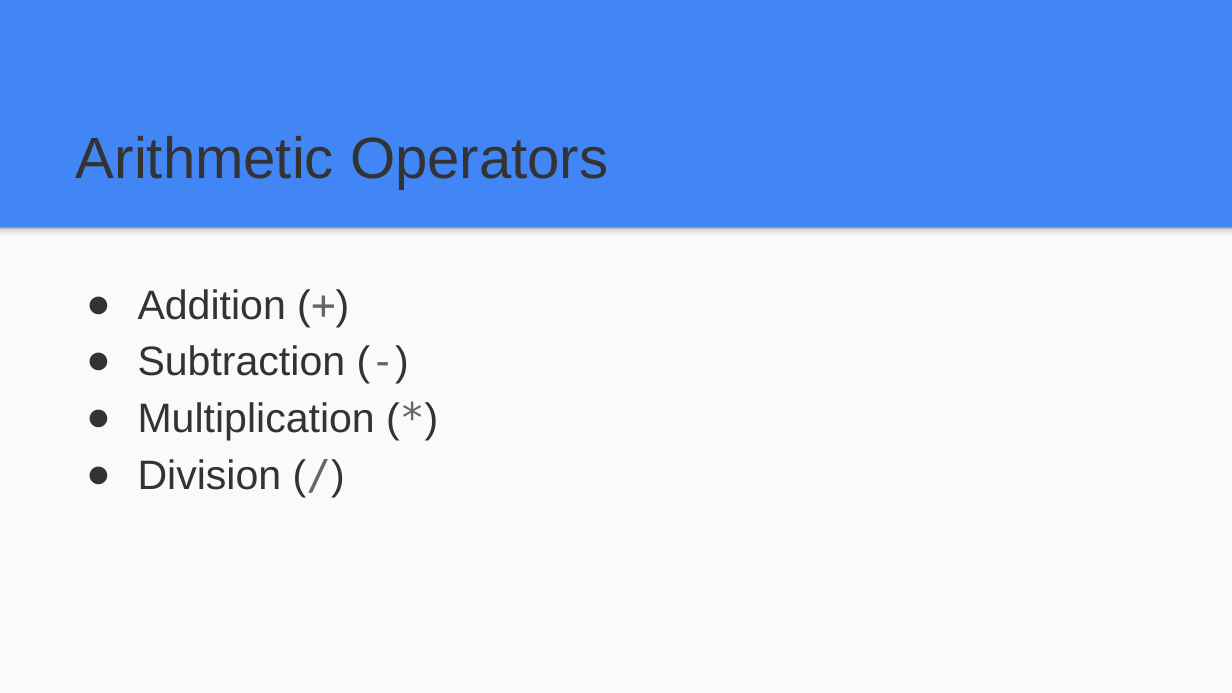
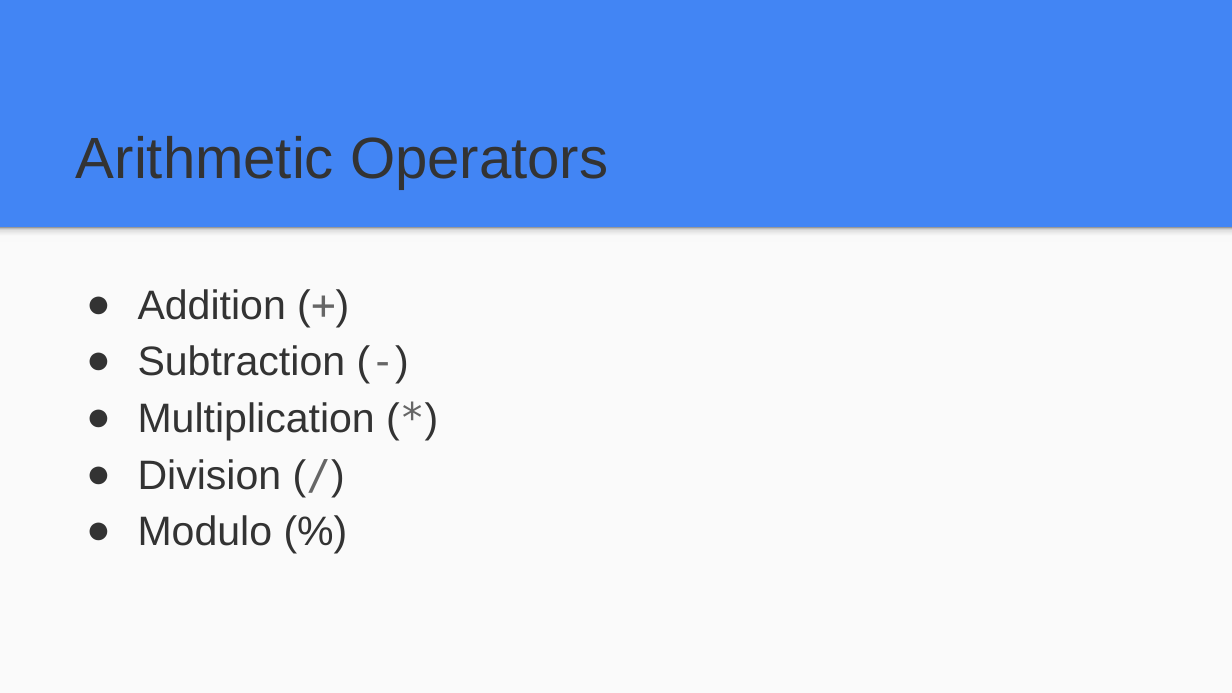
Before and after one commit to BauePhil/SEW5, a slide deck: slide 4 of Folien/02_Basic_Operators.pptx. Drawn at 1232x693 pixels with LibreOffice and Linux fonts; fonts in the diff are those of the drawing. Boxes give left, top, right and bottom in pixels: in the first picture for what was removed or moved away, otherwise in the second. Text is boxed around its words. In the diff, an @@ line names an element or a change of style, - is before the commit and + after.

```diff
--- a/Folien/02_Basic_Operators.pptx
+++ b/Folien/02_Basic_Operators.pptx
@@ text at (138,515,273,546): paragraph added @@
+● Modulo (%)
```
Also in this commit, not shown: 2 other slides changed, 1 slide added.
